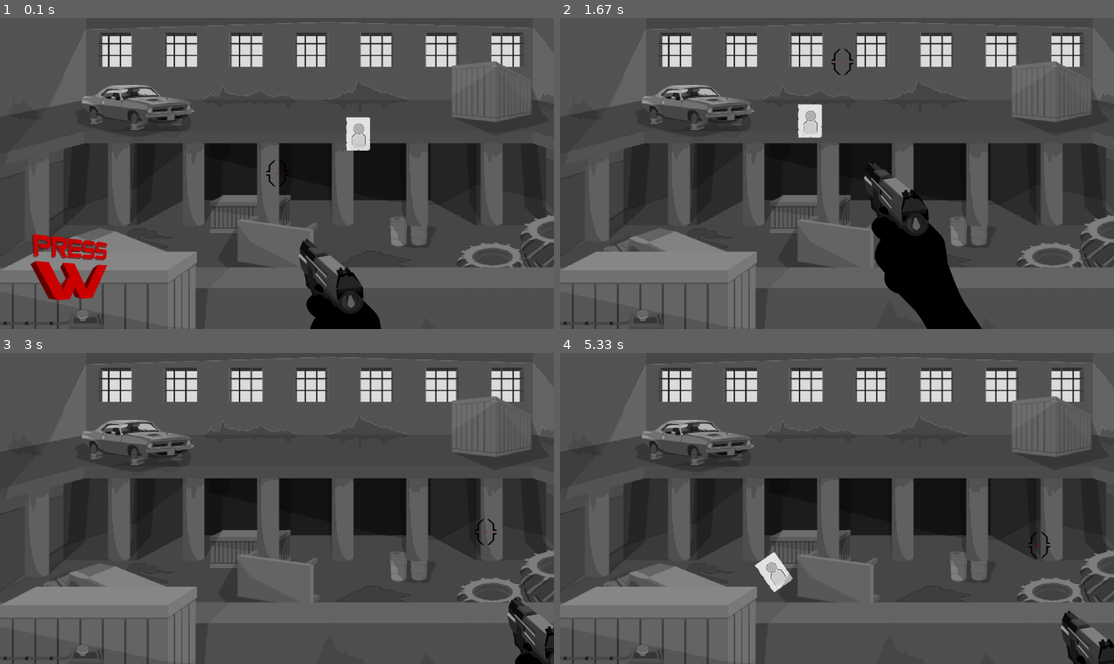
Above: before the commit, frames 1-4 (two rows, left to right).
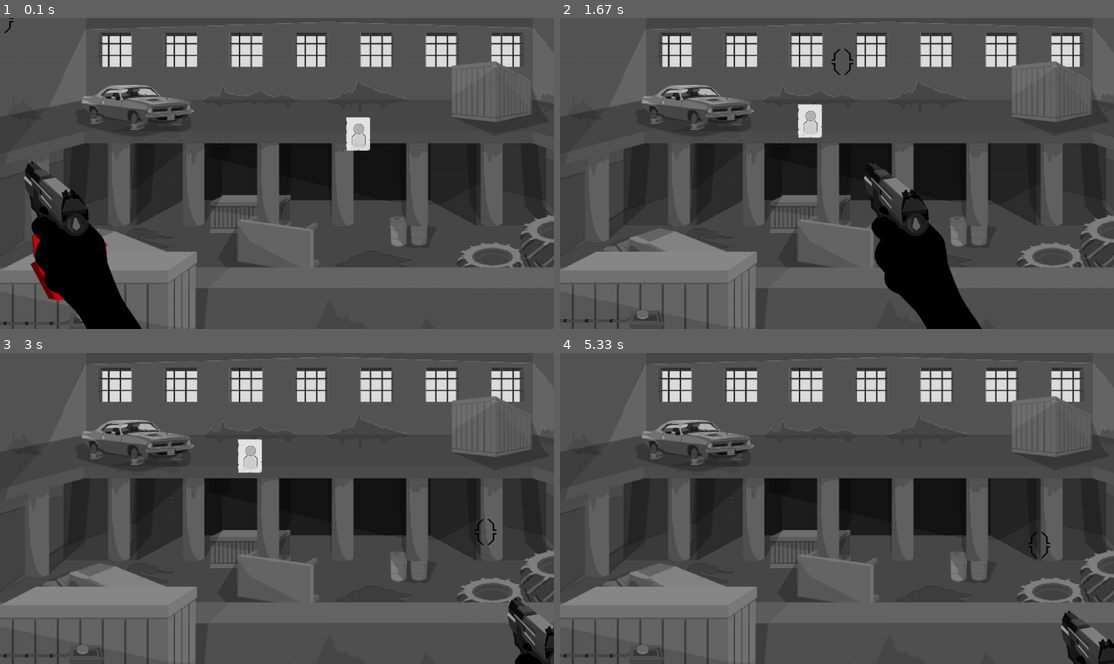
Above: after the commit, the same moments.

Repository: insper-classroom/projeto-pygame-branco
Game: pygame game, started from GAME/game.py
Same seed, same stepped clock (60 frames per second), same inputs: the game is played once before the commit and once after it.
Inputs (mouse positions are in pixels of both pictures, inside the frame that each line leads up to):
- Up to frame 1 (0.1 s): no input
- Up to frame 2 (1.67 s): press the mouse at (920, 133) at 0.37 s; move the mouse to (792, 129) at 0.47 s; release the mouse at (665, 126) at 0.6 s; tap W at 0.67 s; press the mouse at (920, 133) at 1.03 s; move the mouse to (909, 151) at 1.13 s; release the mouse at (897, 173) at 1.27 s; press the mouse at (920, 133) at 1.37 s; move the mouse to (881, 98) at 1.47 s; release the mouse at (842, 61) at 1.6 s
- Up to frame 3 (3 s): press the mouse at (249, 455) at 1.7 s; move the mouse to (254, 539) at 1.8 s; release the mouse at (265, 620) at 1.93 s; press the mouse at (249, 455) at 2.03 s; move the mouse to (188, 505) at 2.13 s; release the mouse at (121, 558) at 2.27 s; press the mouse at (249, 455) at 2.37 s; move the mouse to (293, 436) at 2.47 s; release the mouse at (337, 418) at 2.6 s; press the mouse at (249, 455) at 2.7 s; move the mouse to (365, 492) at 2.8 s; release the mouse at (487, 533) at 2.93 s
- Up to frame 4 (5.33 s): press the mouse at (809, 455) at 3.03 s; move the mouse to (737, 489) at 3.13 s; release the mouse at (665, 527) at 3.27 s; press the mouse at (809, 455) at 3.37 s; move the mouse to (753, 440) at 3.47 s; release the mouse at (704, 427) at 3.6 s; press the mouse at (809, 455) at 3.7 s; move the mouse to (903, 492) at 3.8 s; release the mouse at (997, 533) at 3.93 s; press the mouse at (809, 455) at 4.03 s; move the mouse to (842, 458) at 4.13 s; release the mouse at (875, 458) at 4.27 s; press the mouse at (809, 455) at 4.37 s; move the mouse to (909, 446) at 4.47 s; release the mouse at (1014, 436) at 4.6 s; click (814, 402) at 4.72 s; click (1036, 545) at 5.05 s

The runs differ from the first frame. In frame 1, 7.3% of the frame differs, in the area x 0-69%, y 0-100%; in frame 2, less than 0.1%; in frame 3, 0.5%; in frame 4, 0.5%.

Commit message:
pontos do lpayer prontos para implementacao

Diff:
--- a/GAME/draw.py
+++ b/GAME/draw.py
@@ -23,9 +23,6 @@
     # makes the bullet mark and smoke appear for a certain amount of time
     self.last_shoot_time = -1
 
-    # position of the target (x, y, w, h)
-    self.target_info = (0, 0, 0, 0)
-
 
   def draw_sr(self, screen):
 
@@ -41,7 +38,7 @@
 
     self.cronometer += self.clock.get_time()
 
-    target_time = self.cronometer // 1000
+    target_time = self.cronometer // 1500
 
     shoot_time = self.cronometer // 200
 
@@ -73,14 +70,14 @@
     # behind pillars and cars
     if self.random_number >= 0 and self.random_number <= 4:
       screen.blit(target_list[self.random_number][0], target_list[self.random_number][1])
-      self.target_info = (target_list[self.random_number][1][0], target_list[self.random_number][1][1], 55, 77)
+      self.state['target_info'] = pygame.Rect(target_list[self.random_number][1][0], target_list[self.random_number][1][1], 55, 77)
 
     screen.blit(self.assets['pillars_sr'], (0, 0))
 
     # on top
     if self.random_number > 4 and self.random_number <= 10:
       screen.blit(target_list[self.random_number][0], target_list[self.random_number][1])
-      self.target_info = (target_list[self.random_number][1][0], target_list[self.random_number][1][1], 55, 77)
+      self.state['target_info'] = pygame.Rect(target_list[self.random_number][1][0], target_list[self.random_number][1][1], 55, 77)
 
 
     screen.blit(self.assets['cars_sr'], (100, 100))
@@ -119,6 +116,7 @@
 
     # POINTS - Luise
 
+
     pygame.display.update()
 
 
--- a/GAME/events.py
+++ b/GAME/events.py
@@ -4,7 +4,7 @@
 
 class events:
 
-  def __init__(self, assets, state, clock, target_info):
+  def __init__(self, assets, state, clock):
 
     # keys being pressed
     self.keys = pygame.key.get_pressed()
@@ -17,10 +17,10 @@
 
     self.clock = clock
 
-    # position of the target (x, y, w, h)
-    self.target_info = target_info
+  def all_events(self):
 
-  def all_events(self):
+    # move crosshair
+    self.state['mouse_x'], self.state['mouse_y'] = pygame.mouse.get_pos()
 
     # all events
     for event in pygame.event.get():
@@ -32,17 +32,10 @@
           return False
           # ----- #
 
-      # move crosshair
-      if event.type == pygame.MOUSEMOTION:
-        self.state['mouse_x'], self.state['mouse_y'] = event.pos
-
       if event.type == pygame.KEYDOWN:
         if event.key == pygame.K_w:
           self.assets['button'] = self.assets['button_on']
           self.state['sr_started'] = True
-
-      if event.type == pygame.KEYUP:
-        self.assets['button'] = self.assets['button_off']
 
       if event.type == pygame.MOUSEBUTTONDOWN:
         if event.button == 1:
@@ -50,4 +43,7 @@
           self.state['fired_mark'] = True
           self.state['fired_pos'] = event.pos
 
+          if self.state['target_info'].collidepoint(event.pos):
+            print('ACERTOU')
+
     return True
--- a/GAME/game.py
+++ b/GAME/game.py
@@ -27,6 +27,7 @@
     target = pygame.transform.scale(pygame.image.load('assets/alvo.png'), (55, 77))
 
     self.assets = {
+
       'background_sr': pygame.transform.scale(pygame.image.load('assets/fundo_shootingrange.png'), (screen_w + 100, screen_h + 155)),
       'pillars_sr': pygame.transform.scale(pygame.image.load('assets/shooting_range.png'), (screen_w + 100, screen_h - 200)),
       'box_sr': pygame.transform.scale(pygame.image.load('assets/box.png'), (screen_w + 100, 179 + 50)),
@@ -55,6 +56,7 @@
       'bang_mark': pygame.transform.scale(pygame.image.load('assets/marca_tiro.png'), (10, 10)),
       'screen_w': screen_w,
       'screen_h': screen_h,
+
     }
     # assets ---------------------------- #
 
@@ -66,8 +68,8 @@
     'running': True,
 
     # mouse positioning
-    'mouse_x': screen_w // 2,
-    'mouse_y': screen_h // 2,
+    'mouse_x': 0,
+    'mouse_y': 0,
 
     # True == sr has started
     'sr_started': False,
@@ -75,7 +77,14 @@
     # if player shoots, fired = True
     'fired': False,
     'fired_mark': False,
-    'fired_pos':(0, 0)
+    'fired_pos':(0, 0),
+
+    # where the target is
+    'target_info': (0, 0, 55, 77),
+
+    # player_points
+    'points_sr': 0,
+
     }
     # state ----------------------------- #
 
@@ -91,7 +100,7 @@
     while self.state['running']:
 
       # import class events
-      loop = events(self.assets, self.state, self.clock, draw_win.target_info)
+      loop = events(self.assets, self.state, self.clock)
 
       # draw window
       draw_win.draw_sr(self.screen)
